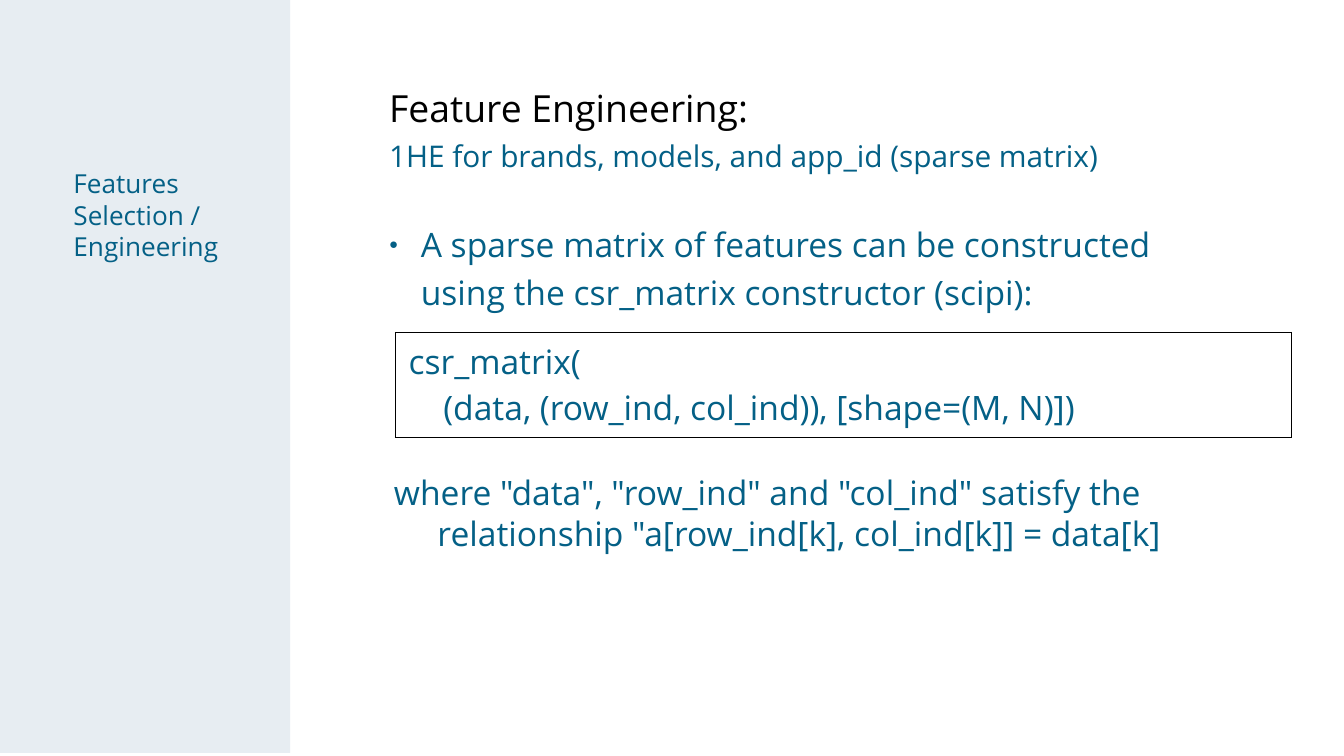
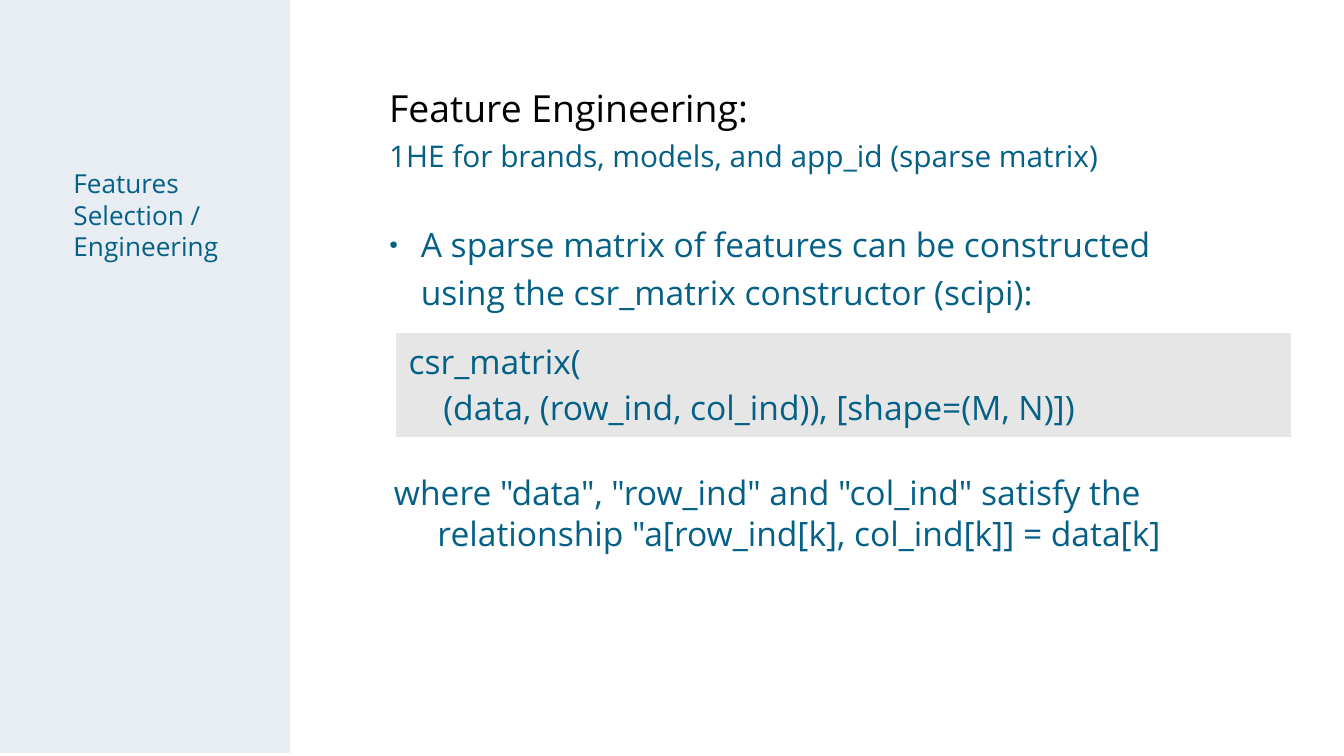
Before and after one commit to chechir/talking_data, a slide deck: slide 6 of brussels/deck_overview_detail.odp. Drawn at 1344x756 pixels with LibreOffice and Linux fonts; fonts in the diff are those of the drawing. Boxes give left, top, right and bottom in pixels: in the first picture for what was removed or moved away, otherwise in the second. Text is boxed around its words. In the diff, an @@ line names an element or a change of style, - is before the commit and + after.

```diff
--- a/brussels/deck_overview_detail.odp
+++ b/brussels/deck_overview_detail.odp
@@ table at (395, 332, 1290, 434) @@
@@ fill none to #E6E6E6 in row 1, column 1 @@
@@ borders changed @@
```
Also in this commit, not shown: 5 other slides changed.
